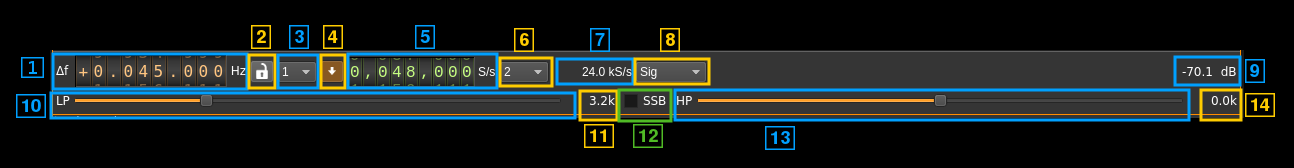
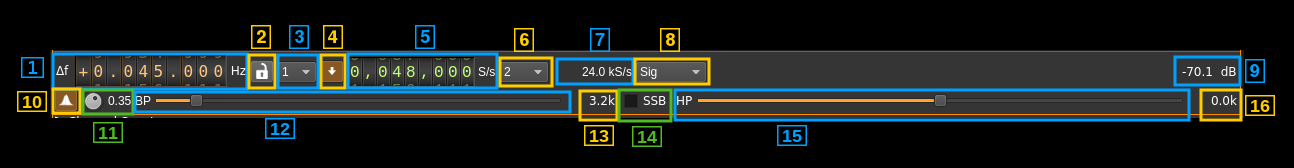
Two versions of the same layered image (1294x168). Layer-by-layer changes:
added layer "16" above "Overlay_16" over (1246, 95, 1274, 116)
added layer "15" above "Overlay_15" over (777, 125, 807, 146)
painted on "14" over (632, 93, 1275, 147)
painted on "13" over (584, 125, 795, 150)
painted on "12" over (265, 118, 663, 148)
added layer "Overlay_12" above "11" over (133, 90, 572, 114)
painted on "11" over (93, 122, 614, 148)
added layer "Overlay_11" above "10" over (81, 88, 135, 116)
painted on "10" over (16, 91, 47, 118)
painted on "Overlay_10" over (49, 87, 577, 120)
added layer "Clipboard" above "patch_03" over (53, 89, 229, 112)
